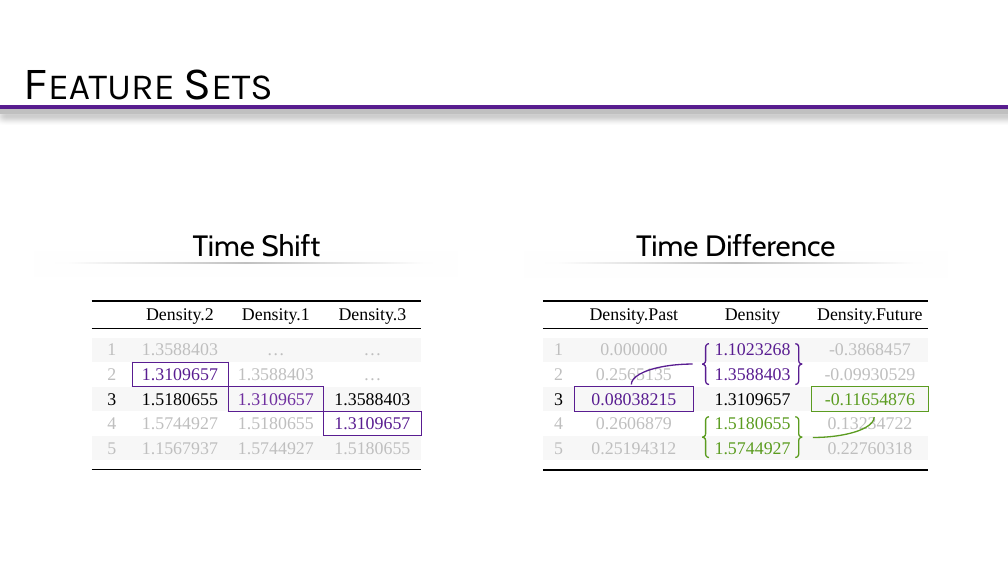
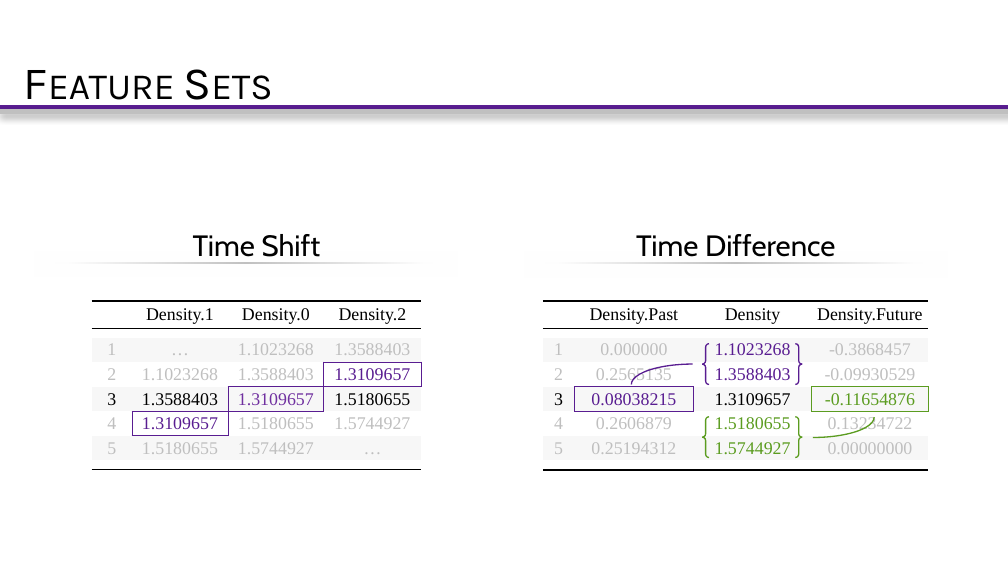
Before and after one commit to setupminimal/ml2018-final-project, a slide deck: slide 4 of Vega Presentation Slides.pptx. Drawn at 1008x567 pixels with LibreOffice and Linux fonts; fonts in the diff are those of the drawing. Boxes give left, top, right and bottom in pixels: in the first picture for what was removed or moved away, otherwise in the second. Text is boxed around its words. In the diff, an @@ line names an element or a change of style, - is before the commit and + after.

```diff
--- a/Vega Presentation Slides.pptx
+++ b/Vega Presentation Slides.pptx
@@ table at (x1=91, y1=301, x2=421, y2=471) @@
-row 1:  | Density.2 | Density.1 | Density.3
+row 1:  | Density.1 | Density.0 | Density.2
-row 3: 1 | 1.3588403 | … | …
+row 3: 1 | … | 1.1023268 | 1.3588403
-row 4, column 2: 1.3109657
+row 4, column 2: 1.1023268
-row 4, column 4: …
+row 4, column 4: 1.3109657
-row 5, column 2: 1.5180655
+row 5, column 2: 1.3588403
-row 5, column 4: 1.3588403
+row 5, column 4: 1.5180655
-row 6, column 2: 1.5744927
+row 6, column 2: 1.3109657
-row 6, column 4: 1.3109657
+row 6, column 4: 1.5744927
-row 7, column 2: 1.1567937
+row 7, column 2: 1.5180655
-row 7, column 4: 1.5180655
+row 7, column 4: …
@@ borders changed @@
@@ table at (x1=543, y1=301, x2=929, y2=471) @@
-row 7, column 4: 0.22760318
+row 7, column 4: 0.00000000
```
Also in this commit, not shown: 1 other file.
